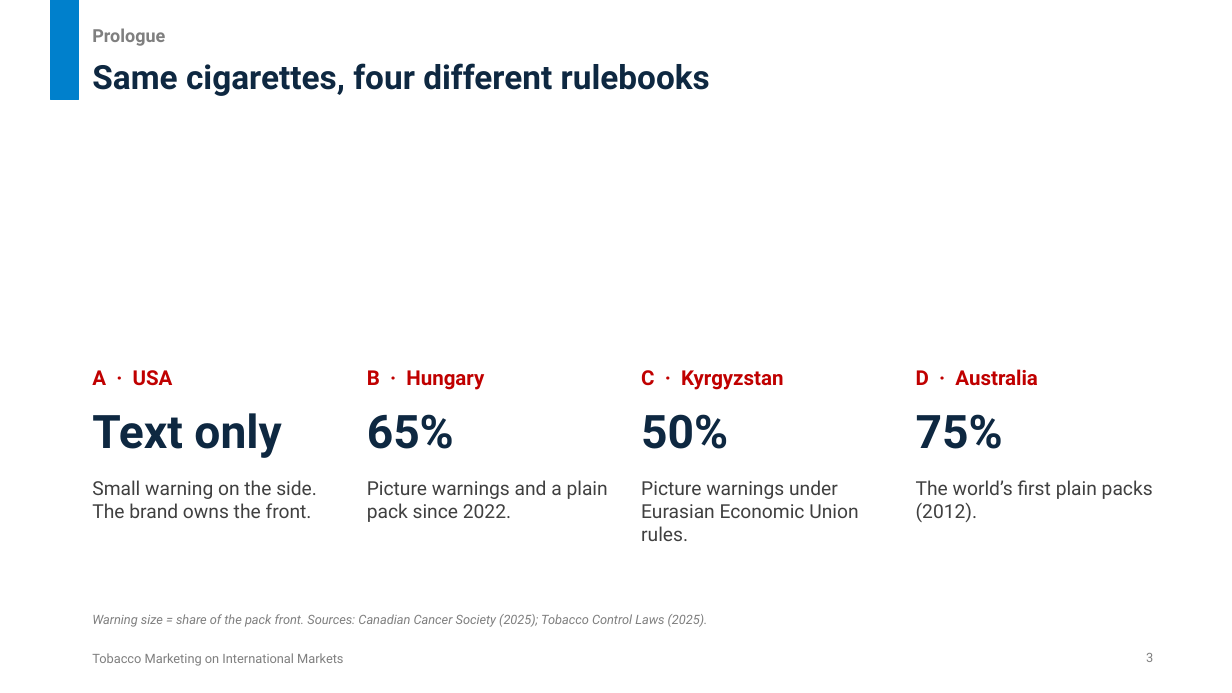
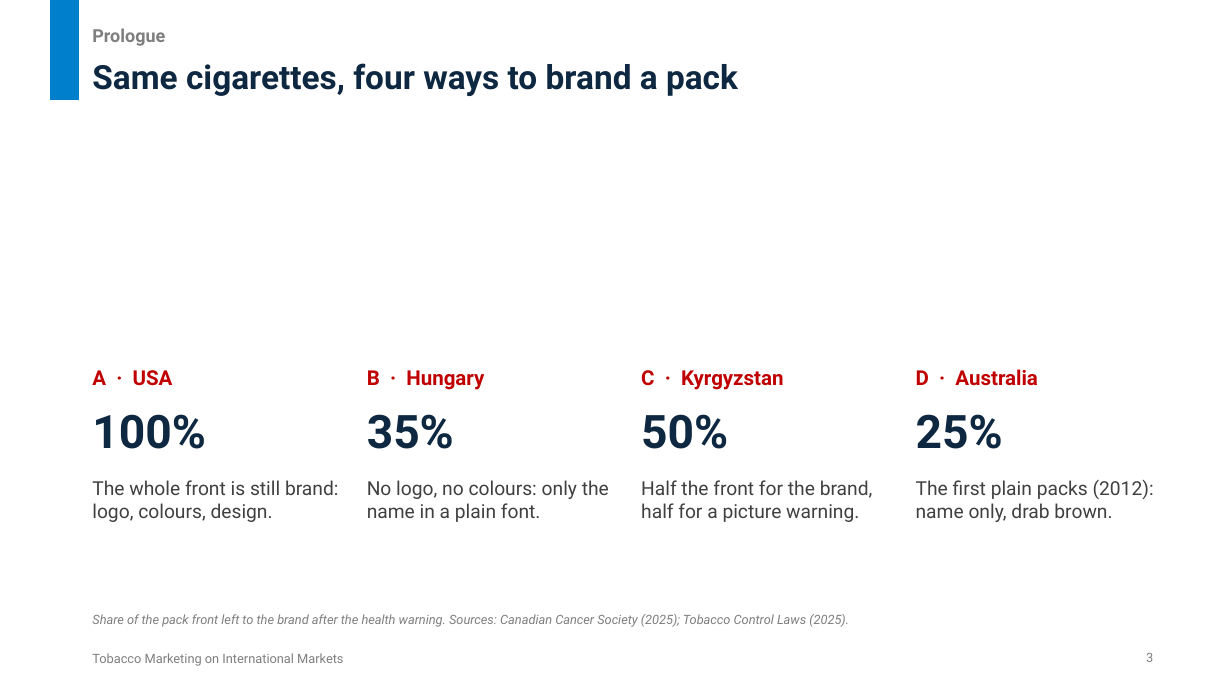
Before and after one commit to untitl333d/-frontend-slides, a slide deck: slide 3 of presentations/tobacco-marketing/Tobacco_Marketing_International_Markets.pptx. Drawn at 1232x693 pixels with LibreOffice and Linux fonts; fonts in the diff are those of the drawing. Boxes give left, top, right and bottom in pixels: in the first picture for what was removed or moved away, otherwise in the second. Text is boxed around its words. In the diff, an @@ line names an element or a change of style, - is before the commit and + after.

```diff
--- a/presentations/tobacco-marketing/Tobacco_Marketing_International_Markets.pptx
+++ b/presentations/tobacco-marketing/Tobacco_Marketing_International_Markets.pptx
@@ title at box(92, 63, 738, 96): text changed @@
-Same cigarettes, four different rulebooks
+Same cigarettes, four ways to brand a pack
@@ text at box(92, 414, 206, 449): text changed @@
-Text only
+100%
@@ text at box(367, 414, 454, 449): text changed @@
-65%
+35%
@@ text at box(916, 414, 1003, 449): text changed @@
-75%
+25%
@@ text at box(92, 480, 339, 522): text changed @@
-Small warning on the side. The brand owns the front.
+The whole front is still brand: logo, colours, design.
@@ text at box(367, 480, 609, 522): text changed @@
-Picture warnings and a plain pack since 2022.
+No logo, no colours: only the name in a plain font.
@@ text at box(641, 480, 873, 522): text changed @@
-Picture warnings under Eurasian Economic Union rules.
+Half the front for the brand, half for a picture warning.
@@ text at box(916, 480, 1154, 522): text changed @@
-The world’s first plain packs (2012).
+The first plain packs (2012): name only, drab brown.
@@ text at box(92, 614, 849, 627): text changed @@
-Warning size = share of the pack front. Sources: Canadian Cancer Society (2025); Tobacco Control Laws (2025).
+Share of the pack front left to the brand after the health warning. Sources: Canadian Cancer Society (2025); Tobacco Control Laws (2025).
```
Also in this commit, not shown: 8 other slides changed, 1 slide added, 1 slide removed, 2 other files.
